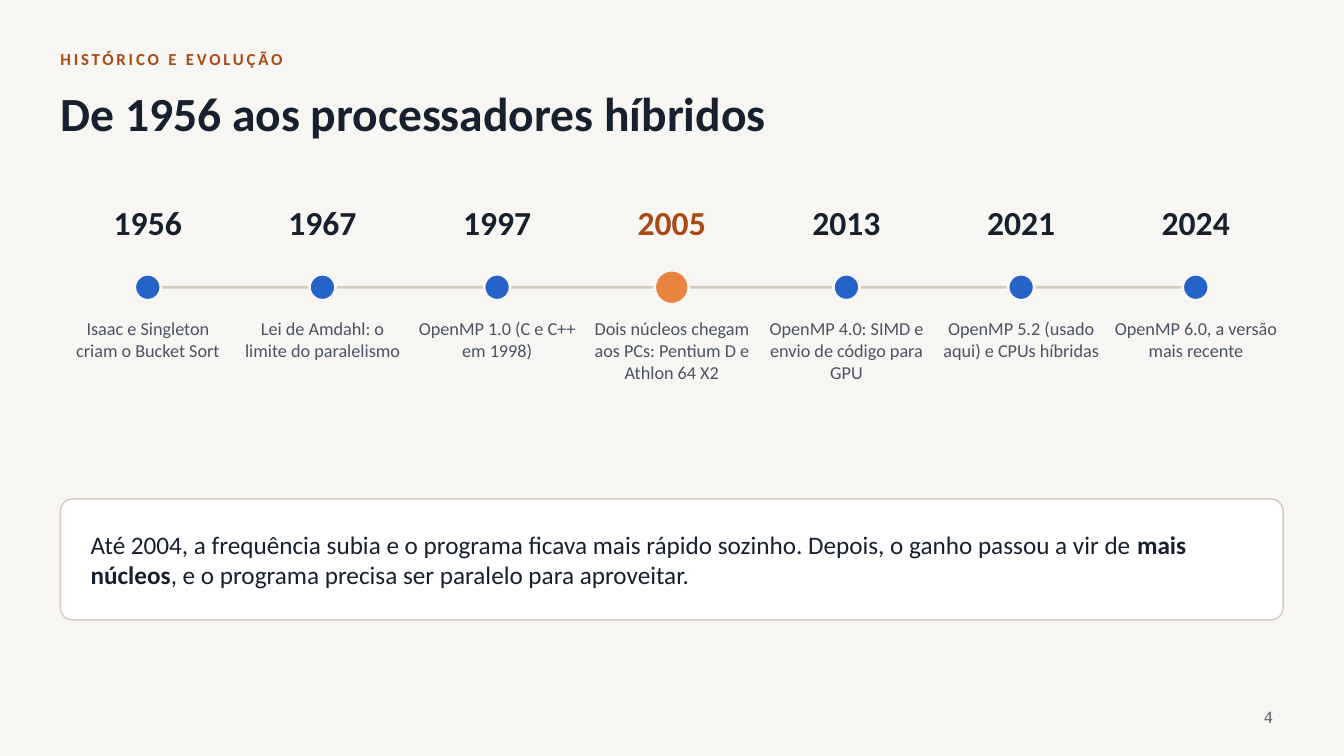
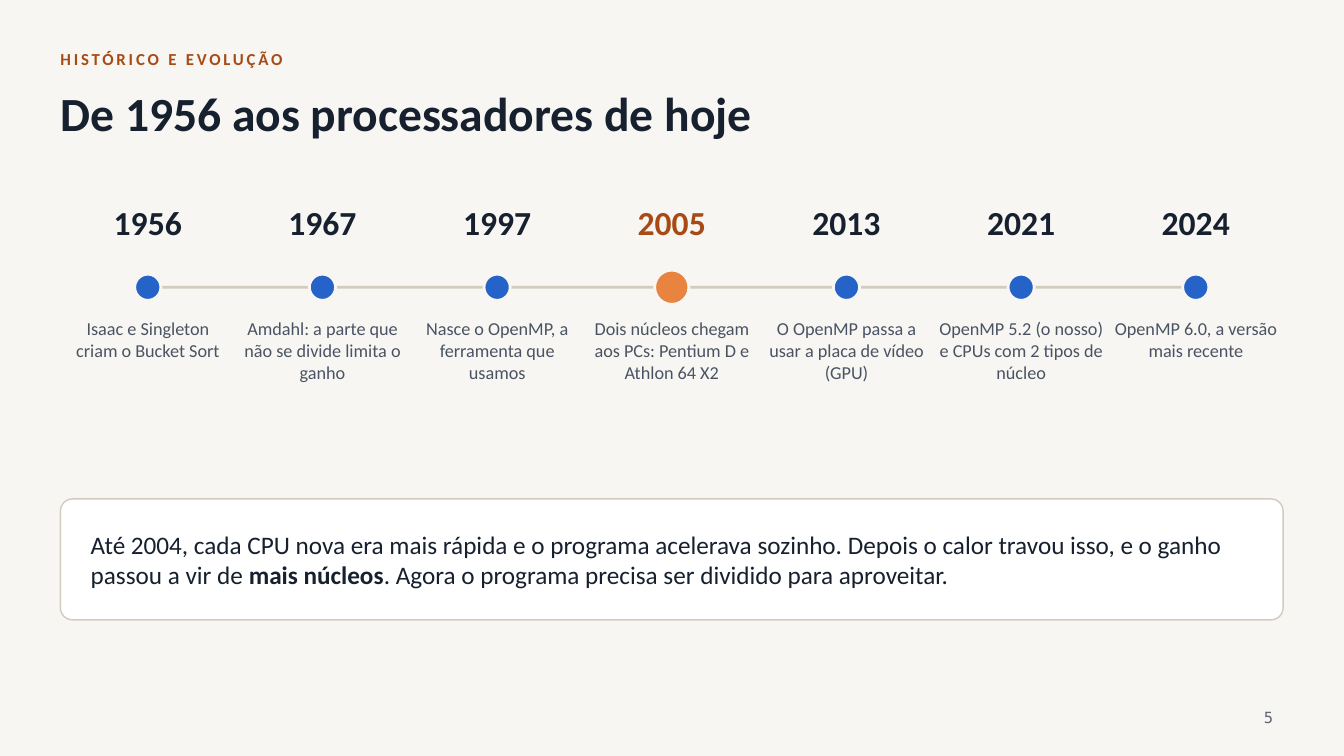
Before and after one commit to Dev2MundialMix/m3_1_bucket_sort, a slide deck: slide 5 of apresentacao/bucket_sort_openmp.pptx (slide 4 before the commit). Drawn at 1344x756 pixels with LibreOffice and Linux fonts; fonts in the diff are those of the drawing. Boxes give left, top, right and bottom in pixels: in the first picture for what was removed or moved away, otherwise in the second. Text is boxed around its words. In the diff, an @@ line names an element or a change of style, - is before the commit and + after.

```diff
--- a/apresentacao/bucket_sort_openmp.pptx
+++ b/apresentacao/bucket_sort_openmp.pptx
@@ title at [60,97,752,139]: text changed @@
-De 1956 aos processadores híbridos
+De 1956 aos processadores de hoje
@@ text at [244,322,401,382]: text changed @@
-Lei de Amdahl: o limite do paralelismo
+Amdahl: a parte que não se divide limita o ganho
@@ text at [426,323,569,379]: text changed @@
-OpenMP 1.0 (C e C++ em 1998)
+Nasce o OpenMP, a ferramenta que usamos
@@ text at [769,323,924,382]: text changed @@
-OpenMP 4.0: SIMD e envio de código para GPU
+O OpenMP passa a usar a placa de vídeo (GPU)
@@ text at [939,322,1103,379]: text changed @@
-OpenMP 5.2 (usado aqui) e CPUs híbridas
+OpenMP 5.2 (o nosso) e CPUs com 2 tipos de núcleo
@@ text at [91,536,1221,589]: text changed @@
-Até 2004, a frequência subia e o programa ficava mais rápido sozinho. Depois, o ganho passou a vir de mais núcleos, e o programa precisa ser paralelo para aproveitar.
+Até 2004, cada CPU nova era mais rápida e o programa acelerava sozinho. Depois o calor travou isso, e o ganho passou a vir de mais núcleos. Agora o programa precisa ser dividido para aproveitar.
@@ page number at [1264,712,1273,723]: text changed @@
-4
+5
```
Also in this commit, not shown: 16 other slides changed, 3 slides added, 1 other file.
